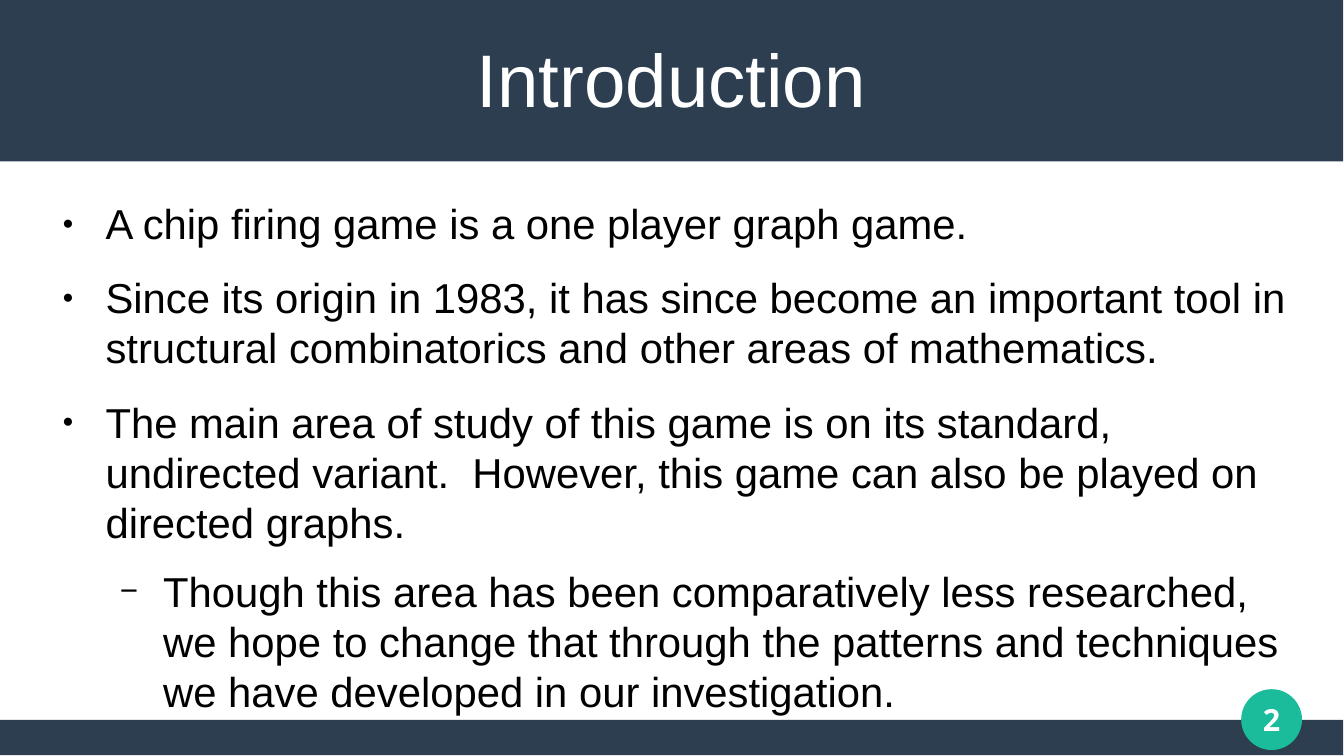
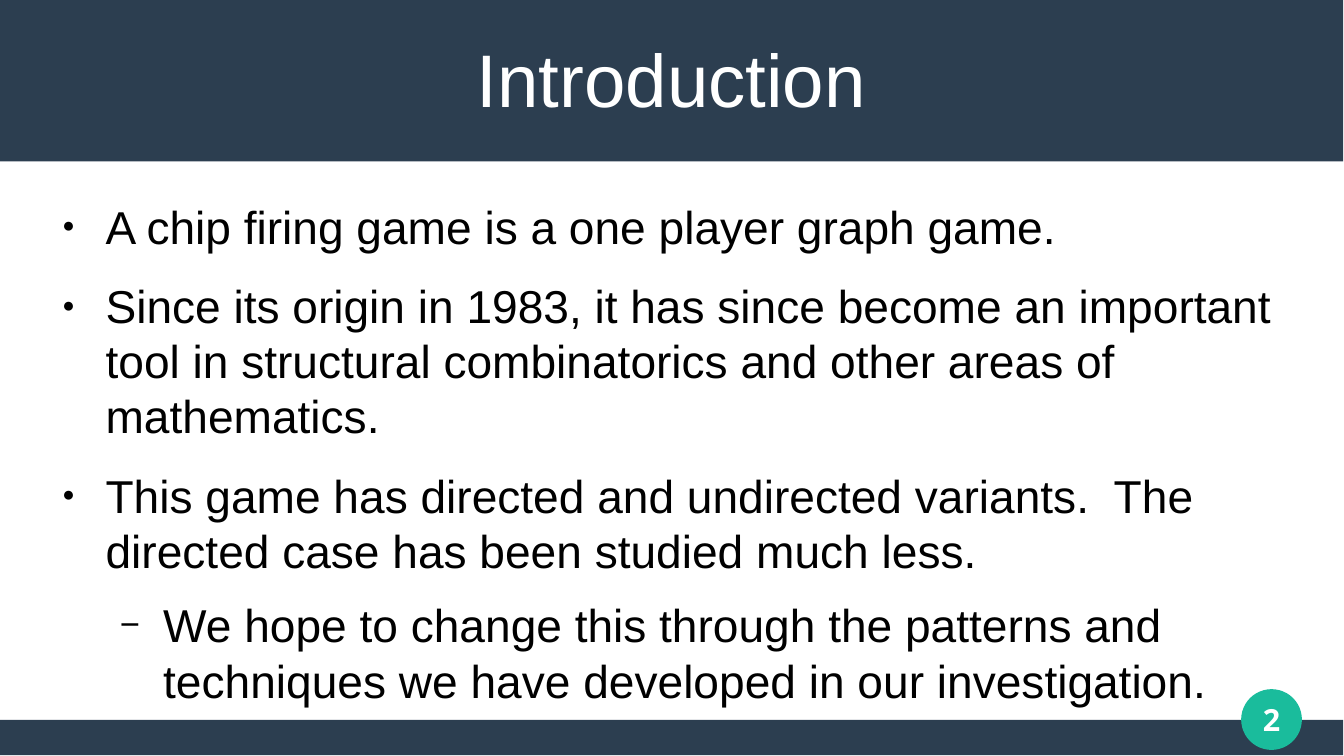
Before and after one commit to matthew-pisano/ChipFiring, a slide deck: slide 2 of Docs/JMMPresentationStripped.pptx. Drawn at 1344x756 pixels with LibreOffice and Linux fonts; fonts in the diff are those of the drawing. Boxes give left, top, right and bottom in pixels: in the first picture for what was removed or moved away, otherwise in the second. Text is boxed around its words. In the diff, an @@ line names an element or a change of style, - is before the commit and + after.

```diff
--- a/Docs/JMMPresentationStripped.pptx
+++ b/Docs/JMMPresentationStripped.pptx
@@ text at (106, 210, 1271, 434): size 24.6 to 27.2 pt in "A chip firing game is a one ...", "Since its origin in 1983, it has ..." @@
@@ text at (106, 479, 1206, 707): text changed; size 24.6 to 27.2 pt @@
-● The main area of study of this game is on its standard, undirected variant. However, this game can also be played on directed graphs.
-  − Though this area has been comparatively less researched, we hope to change that through the patterns and techniques we have developed in our investigation.
+● This game has directed and undirected variants. The directed case has been studied much less.
+  − We hope to change this through the patterns and techniques we have developed in our investigation.
```
Also in this commit, not shown: 11 other slides changed, 1 slide removed, 18 other files.
